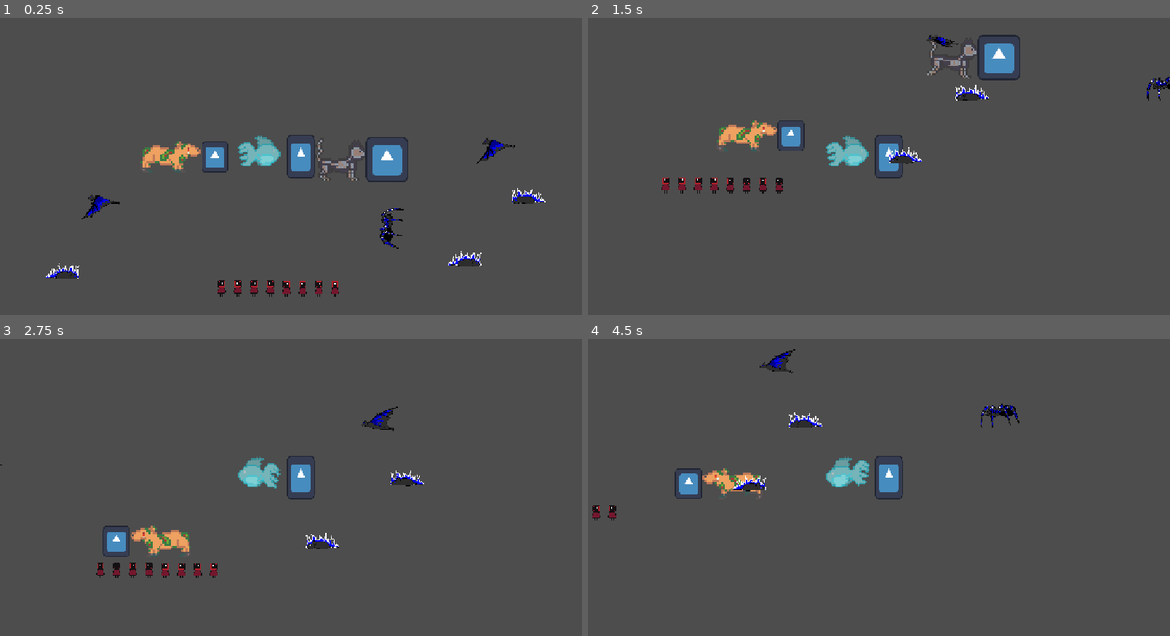
Above: before the commit, frames 1-4 (two rows, left to right).
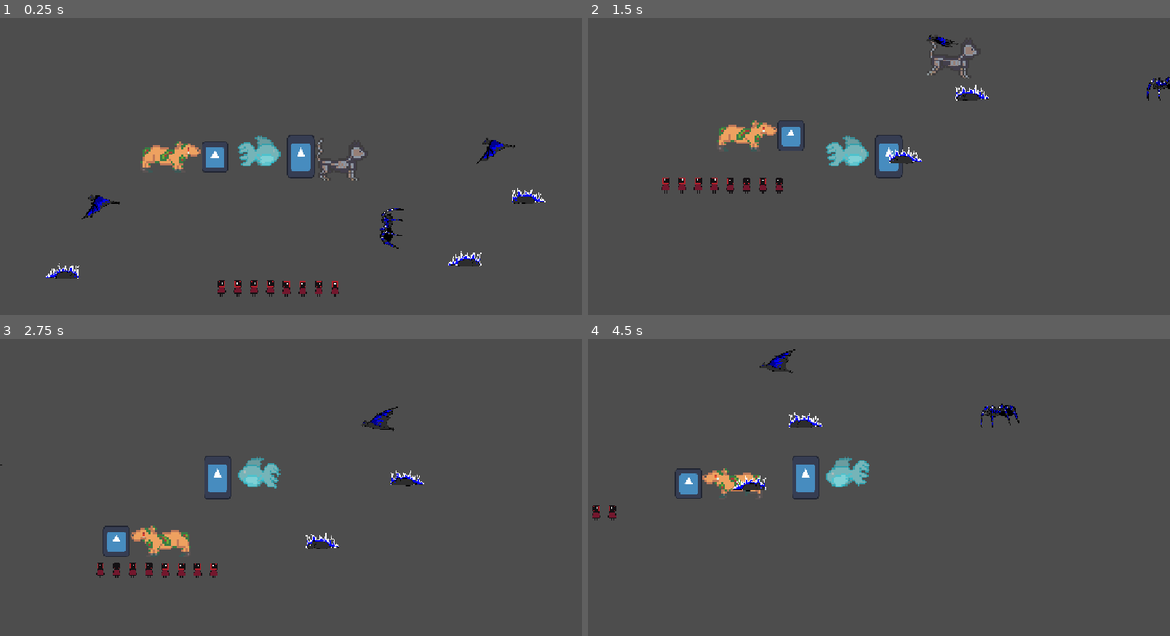
Above: after the commit, the same moments.

Repository: ChinCheeseChillin/Spook-Jam-2
Game: Godot game, scene res://Scenes/Test Scene.tscn
Same seed, same stepped clock (60 frames per second), same inputs: the game is played once before the commit and once after it. The engine's default icon, where the game draws it, is replaced by a stand-in: a white triangle on a blue panel in a dark square.
Inputs (mouse positions are in pixels of both pictures, inside the frame that each line leads up to):
- Up to frame 1 (0.25 s): no input
- Up to frame 2 (1.5 s): move the mouse to (1007, 166) at 0.52 s; hold Tab (floaton) 0.53-1.28 s; hold D (right) from 0.53 s (still down); click (1007, 166) at 0.6 s; tap Space (jump) at 0.77 s; move the mouse to (762, 199) at 1.27 s; tap Tab (floaton) at 1.35 s
- Up to frame 3 (2.75 s): tap Space (jump) at 1.52 s; click (174, 520) at 1.55 s; move the mouse to (349, 431) at 2.02 s; release D (right) at 2.03 s; hold Left (left) from 2.03 s (still down); hold Tab (floaton) from 2.03 s (still down); click (349, 431) at 2.1 s
- Up to frame 4 (4.5 s): move the mouse to (849, 567) at 2.77 s; release Left (left) at 2.78 s; release Tab (floaton) at 2.78 s; hold D (right) 2.78-4.28 s; tap Tab (floaton) at 2.85, 4.35 s; tap Space (jump) at 3.02, 3.77 s; click (849, 567) at 3.05 s; move the mouse to (1053, 552) at 3.52 s; hold Tab (floaton) 3.53-4.28 s; click (1053, 552) at 3.6 s; move the mouse to (704, 454) at 4.27 s; hold Left (left) from 4.28 s (still down)

The runs differ from the first frame. In frame 1, 0.6% of the frame differs, in the area x 62-71%, y 40-56%; in frame 2, 0.7%; in frame 3, 0.8%, in the area x 35-55%, y 39-55%; in frame 4, 0.8%.

Commit message:
D1 sunday

Diff:
--- a/Global/level.gd
+++ b/Global/level.gd
@@ -2,6 +2,26 @@
 
 var level = 0
 var player = 0
+
+const CapyMAXHP = 5
+const CatMAXHP = 3
+const FishMAXHP = 3
+
+var CapyHP = 5
+var CatHP = 3
+var FishHP = 3
+
+var Fishfloatmeter = 100
+var Catdoublemeter = 100
+var Capypeacemeter = 100
+
+const FishfloatmeterMax = 100
+const CatdoublemeterMax = 100
+const CapypeacemeterMax = 100
+
+const CatConsumemeter = 1
+const FishConsumemeter = 0.1
+const CapyConsumemeter = 0.5
 
 # Called when the node enters the scene tree for the first time.
 func _ready() -> void:
--- a/Scenes/Cat.tscn
+++ b/Scenes/Cat.tscn
@@ -2,7 +2,11 @@
 
 [ext_resource type="Script" uid="uid://bvdk8oq6i3i1v" path="res://Scripts/cat script.gd" id="1_6rxiq"]
 [ext_resource type="Texture2D" uid="uid://gyaog3ri0nki" path="res://Assets/Skeleton_Kitty.png" id="2_6rxiq"]
-[ext_resource type="Texture2D" uid="uid://ds18exogh4wom" path="res://icon.svg" id="2_fv1sl"]
+[ext_resource type="Texture2D" uid="uid://dwpxu4i5ea7em" path="res://Assets/Untitled145_20261011001352.png" id="3_46xjo"]
+[ext_resource type="Texture2D" uid="uid://cj3jawwvgdy4w" path="res://Assets/Untitled145_20261011001355.png" id="4_jrslk"]
+[ext_resource type="Texture2D" uid="uid://dd8t42mjreq52" path="res://Assets/Untitled145_20261011001357.png" id="5_df7vq"]
+[ext_resource type="Texture2D" uid="uid://b71geame2qysd" path="res://Assets/Untitled145_20261011001401.png" id="6_du6lo"]
+[ext_resource type="Texture2D" uid="uid://bv7gbrurbkyaf" path="res://Assets/Untitled145_20261011001405.png" id="7_acxlp"]
 
 [sub_resource type="RectangleShape2D" id="RectangleShape2D_o8y2f"]
 size = Vector2(103.49999, 85)
@@ -50,10 +54,39 @@
 "speed": 5.0
 }]
 
+[sub_resource type="SpriteFrames" id="SpriteFrames_d40b0"]
+animations = [{
+"frames": [{
+"duration": 1.0,
+"texture": null
+}, {
+"duration": 1.0,
+"texture": ExtResource("3_46xjo")
+}, {
+"duration": 1.0,
+"texture": ExtResource("4_jrslk")
+}, {
+"duration": 1.0,
+"texture": ExtResource("5_df7vq")
+}, {
+"duration": 1.0,
+"texture": ExtResource("6_du6lo")
+}, {
+"duration": 1.0,
+"texture": ExtResource("7_acxlp")
+}, {
+"duration": 1.0,
+"texture": null
+}],
+"loop": 0,
+"name": &"default",
+"speed": 30.0
+}]
+
 [sub_resource type="RectangleShape2D" id="RectangleShape2D_d40b0"]
 size = Vector2(78, 85.5)
 
-[node name="CharacterBody2D" type="CharacterBody2D" unique_id=752942470]
+[node name="Cat" type="CharacterBody2D" unique_id=752942470]
 script = ExtResource("1_6rxiq")
 
 [node name="CollisionShape2D" type="CollisionShape2D" parent="." unique_id=728007436]
@@ -71,6 +104,15 @@
 collision_layer = 16
 collision_mask = 16
 
+[node name="Attack Animation" type="AnimatedSprite2D" parent="Cat Texture/Attack Hitbox" unique_id=2043723770]
+light_mask = 3
+visibility_layer = 3
+position = Vector2(95.00001, -3.999999)
+scale = Vector2(0.26640624, 0.2886719)
+sprite_frames = SubResource("SpriteFrames_d40b0")
+frame = 6
+frame_progress = 1.0
+
 [node name="CollisionShape2D" type="CollisionShape2D" parent="Cat Texture/Attack Hitbox" unique_id=681894747]
 position = Vector2(91.99999, -5.999999)
 scale = Vector2(0.99999994, 0.99999994)
@@ -79,17 +121,12 @@
 [node name="Damage Timer" type="Timer" parent="Cat Texture/Attack Hitbox" unique_id=1566272024]
 one_shot = true
 
-[node name="Icon" type="Sprite2D" parent="Cat Texture/Attack Hitbox" unique_id=355308116]
-position = Vector2(90, -7)
-scale = Vector2(0.65625006, 0.703125)
-texture = ExtResource("2_fv1sl")
-
 [node name="Damage Hitbox" type="Area2D" parent="." unique_id=1433780870]
 scale = Vector2(0.99999994, 0.99999994)
 collision_layer = 0
 collision_mask = 16
 
 [node name="CollisionShape2D" type="CollisionShape2D" parent="Damage Hitbox" unique_id=198607376]
-position = Vector2(7.6293945e-06, -7.0000005)
+position = Vector2(4.5474735e-13, -7.0000005)
 scale = Vector2(0.99999994, 0.99999994)
 shape = SubResource("RectangleShape2D_o8y2f")
--- a/Scenes/Fish.tscn
+++ b/Scenes/Fish.tscn
@@ -50,7 +50,7 @@
 radius = 27.0
 height = 88.0
 
-[node name="CharacterBody2D" type="CharacterBody2D" unique_id=1033624582]
+[node name="Fish" type="CharacterBody2D" unique_id=1033624582]
 collision_mask = 5
 script = ExtResource("1_two43")
 
@@ -98,7 +98,7 @@
 shape = SubResource("CapsuleShape2D_5su7o")
 debug_color = Color(0.9525401, 1.347661e-06, 0.56058955, 0.41960785)
 
-[node name="Icon" type="Sprite2D" parent="." unique_id=547028568]
-position = Vector2(82.5, 4.999997)
-scale = Vector2(0.42968753, 0.67187494)
+[node name="Icon" type="Sprite2D" parent="Fish Texture/Attack Hitbox/CollisionShape2D" unique_id=547028568]
+position = Vector2(-0.50050354, 1.0010018)
+scale = Vector2(0.43011764, 0.67254746)
 texture = ExtResource("1_boxf0")
--- a/Scenes/test_scene.tscn
+++ b/Scenes/test_scene.tscn
@@ -1,7 +1,7 @@
 [gd_scene format=3 uid="uid://dsnm0recox14p"]
 
 [ext_resource type="Texture2D" uid="uid://ds18exogh4wom" path="res://icon.svg" id="1_r5l72"]
-[ext_resource type="PackedScene" uid="uid://cg6cjabuprr8u" path="res://Scenes/charac.tscn" id="2_r5l72"]
+[ext_resource type="PackedScene" uid="uid://cg6cjabuprr8u" path="res://Scenes/Fish.tscn" id="2_r5l72"]
 
 [sub_resource type="WorldBoundaryShape2D" id="WorldBoundaryShape2D_3c2fn"]
 distance = -7.0
--- a/Scenes/tutorial.tscn
+++ b/Scenes/tutorial.tscn
@@ -2,6 +2,10 @@
 
 [ext_resource type="Script" uid="uid://bgqw5tsx6vbtf" path="res://Scripts/tutorial.gd" id="1_feyax"]
 [ext_resource type="Texture2D" uid="uid://ds18exogh4wom" path="res://icon.svg" id="1_ka2pi"]
+[ext_resource type="PackedScene" uid="uid://by1hfa0q0wgdy" path="res://Scenes/Capybara.tscn" id="3_p8jf4"]
+[ext_resource type="PackedScene" uid="uid://c2mt1n2j360ci" path="res://Scenes/Cat.tscn" id="4_p1f1o"]
+[ext_resource type="PackedScene" uid="uid://cg6cjabuprr8u" path="res://Scenes/Fish.tscn" id="5_ys4pu"]
+[ext_resource type="PackedScene" uid="uid://beknaqhigkanh" path="res://Scenes/Rat.tscn" id="6_p1f1o"]
 
 [sub_resource type="WorldBoundaryShape2D" id="WorldBoundaryShape2D_fdm2o"]
 
@@ -9,20 +13,36 @@
 script = ExtResource("1_feyax")
 
 [node name="Level 1" type="Button" parent="." unique_id=818194006]
-offset_left = 901.0
-offset_top = 10.0
-offset_right = 1136.0
-offset_bottom = 146.0
+offset_left = 306.0
+offset_top = 177.0
+offset_right = 541.0
+offset_bottom = 313.0
 text = "Hello World!"
 icon = ExtResource("1_ka2pi")
 
 [node name="AudioStreamPlayer" type="AudioStreamPlayer" parent="." unique_id=1903457658]
 
 [node name="StaticBody2D" type="StaticBody2D" parent="." unique_id=268366027]
-position = Vector2(563, 632)
+position = Vector2(509, 602)
+collision_layer = 3
+collision_mask = 3
 
 [node name="CollisionShape2D" type="CollisionShape2D" parent="StaticBody2D" unique_id=1330302934]
-position = Vector2(3, 2)
+position = Vector2(-399, -194)
 shape = SubResource("WorldBoundaryShape2D_fdm2o")
 
+[node name="Capybara" parent="." unique_id=1526808174 instance=ExtResource("3_p8jf4")]
+position = Vector2(-1, -2)
+
+[node name="Cat" parent="." unique_id=752942470 instance=ExtResource("4_p1f1o")]
+position = Vector2(-1, -2)
+
+[node name="Fish" parent="." unique_id=1033624582 instance=ExtResource("5_ys4pu")]
+position = Vector2(-1, 0)
+
+[node name="RatMain" parent="." unique_id=202635849 instance=ExtResource("6_p1f1o")]
+position = Vector2(355, 407)
+HP = 50.0
+Stationary = true
+
 [connection signal="pressed" from="Level 1" to="." method="_on_level_1_pressed"]
--- a/Scripts/Fish Script.gd
+++ b/Scripts/Fish Script.gd
@@ -9,25 +9,23 @@
 
 
 
-
+const baseAttack = 1
 const SPEED = 300.0
 const JUMP_VELOCITY = -550.0
-var floatmeter = 100
 const floatspeed = 400
 var floaton = 0
 var grounded = false
 var jumped = false
 
-@export var HP = 3
 
 func _ready() -> void:
 	pass
 	#hide()
 
 func hurted(damage):
-	HP -= damage
-	print(HP, "owie")
-	if HP <= 0:
+	Level.FishHP -= damage
+	print(Level.FishHP, "owie")
+	if Level.FishHP <= 0:
 		dead()
 
 func dead():
@@ -47,7 +45,7 @@
 			print(body)
 			if body.has_method("TakeDamage"):
 				print("hurt")
-				body.TakeDamage(1)
+				body.TakeDamage(baseAttack)
 
 	if Floating_Hitbox.get_overlapping_bodies() == []:
 		grounded = false
@@ -73,8 +71,10 @@
 		else:
 			velocity.y = velocity.y - 0.1 * velocity.y
 
-	if Input.is_action_pressed("floaton") and floatmeter != 0:
+	if Input.is_action_pressed("floaton") and Level.Fishfloatmeter != 0:
 		floaton = 1
+		Level.Fishfloatmeter -= Level.FishConsumemeter
+		print(Level.Fishfloatmeter)
 		set_collision_mask_value(1, false)
 	else:
 		floaton = 0
--- a/Scripts/capybara script.gd
+++ b/Scripts/capybara script.gd
@@ -3,6 +3,8 @@
 
 const SPEED = 275.0
 const JUMP_VELOCITY = -400.0
+const baseAttack = 1
+var peace = 0
 
 @onready var capybara: AnimatedSprite2D = $"Capybara Texture"
 @onready var Damage_Hitbox: Area2D = $"Damage Hitbox"
@@ -10,16 +12,15 @@
 @onready var Damage_Timer: Timer = $"Damage Timer"
 
 
-@export var HP = 5
 
 func _ready() -> void:
 	pass
 	#hide()
 
 func hurted(damage):
-	HP -= damage
-	print(HP, "owie")
-	if HP <= 0:
+	Level.CapyHP -= damage
+	print(Level.CapyHP, "owie")
+	if Level.CapyHP <= 0:
 		dead()
 
 func dead():
@@ -28,6 +29,12 @@
 
 
 func _physics_process(delta: float) -> void:
+	if Input.is_action_pressed("floaton") and Level.Capypeacemeter > 0:
+		peace = 1
+		Level.Capypeacemeter -= Level.CapyConsumemeter
+		print(Level.Capypeacemeter)
+	else:
+		peace = 0
 
 	if Input.is_action_just_pressed("attack"):
 		print("attack")
@@ -35,9 +42,9 @@
 			print(body)
 			if body.has_method("TakeDamage"):
 				print("hurt")
-				body.TakeDamage(1)
+				body.TakeDamage(baseAttack)
 
-	if Damage_Hitbox.get_overlapping_bodies() != [] and Damage_Timer.time_left == 0:
+	if Damage_Hitbox.get_overlapping_bodies() != [] and Damage_Timer.time_left == 0 and peace == 0:
 		hurted(1)
 		Damage_Timer.start()
 
--- a/Scripts/cat script.gd
+++ b/Scripts/cat script.gd
@@ -4,20 +4,24 @@
 @onready var Damage_Hitbox: Area2D = $"Damage Hitbox"
 @onready var Attack_Hitbox: Area2D = $"Cat Texture/Attack Hitbox"
 @onready var Damage_Timer: Timer = $"Cat Texture/Attack Hitbox/Damage Timer"
+@onready var attack_animation: AnimatedSprite2D = $"Cat Texture/Attack Hitbox/Attack Animation"
+
 
 const SPEED = 350.0
 const JUMP_VELOCITY = -600.0
 
-@export var HP = 3
+var boost = 0
+const baseAttack = 1
+
 
 func _ready() -> void:
 	pass
 	#hide()
 
 func hurted(damage):
-	HP -= damage
-	print(HP, "owie")
-	if HP <= 0:
+	Level.CatHP -= damage
+	print(Level.CatHP, "owie")
+	if Level.CatHP <= 0:
 		dead()
 
 func dead():
@@ -25,13 +29,25 @@
 	queue_free()
 
 func _physics_process(delta: float) -> void:
-	if Input.is_action_just_pressed("attack"):
+
+	if Input.is_action_just_pressed("floaton") and Level.Catdoublemeter > 0 and boost == 0:
+		boost = 1
+		Level.Catdoublemeter -= Level.CatConsumemeter
+		print(Level.Catdoublemeter)
+
+	if Input.is_action_just_pressed("attack") and attack_animation.is_playing() == false:
 		print("attack")
+		attack_animation.play()
 		for body in Attack_Hitbox.get_overlapping_bodies():
 			print(body)
 			if body.has_method("TakeDamage"):
 				print("hurt")
-				body.TakeDamage(1)
+				if boost == 0:
+					body.TakeDamage(baseAttack)
+				else:
+					boost = 0
+					print("boost consumed ", boost)
+					body.TakeDamage(2 * baseAttack)
 
 
 
--- a/Scripts/player_selection.gd
+++ b/Scripts/player_selection.gd
@@ -1,22 +1,22 @@
 extends Node2D
 
-var player_no = Level.player
-var level_no = Level.level
 var fish = false
 var cat = false
 var capybara = false
 # Called when the node enters the scene tree for the first time.
 func _ready() -> void:
-	print(level_no)
+	Level.player = 0
+	print(Level.level)
 
 
 # Called every frame. 'delta' is the elapsed time since the previous frame.
 func _process(delta: float) -> void:
 	if fish == true:
-		player_no = 1
-		if level_no == 0:
+		Level.player = 1
+		print("fish selected")
+		if Level.level == 0:
 			get_tree().change_scene_to_file("res://Scenes/tutorial.tscn")
-		if level_no == 4:
+		if Level.level == 4:
 			get_tree().change_scene_to_file("res://Scenes/final_level.tscn")
 
 func _on_fish_pressed() -> void:
@@ -24,15 +24,15 @@
 
 
 func _on_cat_pressed() -> void:
-	player_no = 2
-	if level_no == 0:
+	Level.player = 2
+	if Level.level == 0:
 		get_tree().change_scene_to_file("res://Scenes/tutorial.tscn")
-	if level_no == 4:
+	if Level.level == 4:
 		get_tree().change_scene_to_file("res://Scenes/final_level.tscn")
 
 func _on_capybara_pressed() -> void:
-	player_no = 3
-	if level_no == 0:
+	Level.player = 3
+	if Level.level == 0:
 		get_tree().change_scene_to_file("res://Scenes/tutorial.tscn")
-	if level_no == 4:
+	if Level.level == 4:
 		get_tree().change_scene_to_file("res://Scenes/final_level.tscn")
--- a/Scripts/tutorial.gd
+++ b/Scripts/tutorial.gd
@@ -2,25 +2,35 @@
 
 var player_no = Level.player
 
-var fish = preload("res://Scripts/charac.gd")
+@onready var capybara: CharacterBody2D = $Capybara
+@onready var cat: CharacterBody2D = $Cat
+@onready var fish: CharacterBody2D = $Fish
+
+
+#var fish = preload("res://Scripts/Fish Script.gd")
 var level_to_load = Level.level
 
 func add_myNode_to_my_game():
+	if player_no == 0:
+		print("wtf there is no player WHAT DID YOU DO")
+
 	if player_no == 1:
-		get_tree().get_root().add_child(fish)
-		fish._set_global_position(0,0)
+		capybara.queue_free()
+		cat.queue_free()
+
 	if player_no == 2:
-		var myNode_instance =  fish.instance()
-		get_tree().get_root().add_child(myNode_instance)
-		myNode_instance.global_transform = global_transform
+		fish.queue_free()
+		capybara.queue_free()
+
 	if player_no == 3:
-		var myNode_instance =  fish.instance()
-		get_tree().get_root().add_child(myNode_instance)
-		myNode_instance.set_global_position = Vector2(0, 0)
+		fish.queue_free()
+		cat.queue_free()
+
 # Called when the node enters the scene tree for the first time.
 func _ready() -> void:
 	level_to_load = 4
 	Level.level = level_to_load
+	print(player_no, "wat")
 	add_myNode_to_my_game()
 
 
--- a/project.godot
+++ b/project.godot
@@ -14,6 +14,10 @@
 run/main_scene="uid://d4derx1adjmw5"
 config/features=PackedStringArray("4.7", "Forward Plus")
 config/icon="res://icon.svg"
+
+[autoload]
+
+Level="*uid://tppvm28lmtm1"
 
 [display]
 
Binary file added: Assets/Untitled145_20261011001352.png
Not shown, added: Assets/Untitled145_20261011001352.png.import
Binary file added: Assets/Untitled145_20261011001355.png
Not shown, added: Assets/Untitled145_20261011001355.png.import
Binary file added: Assets/Untitled145_20261011001357.png
Not shown, added: Assets/Untitled145_20261011001357.png.import
Binary file added: Assets/Untitled145_20261011001401.png
Not shown, added: Assets/Untitled145_20261011001401.png.import
Binary file added: Assets/Untitled145_20261011001405.png
Not shown, added: Assets/Untitled145_20261011001405.png.import
